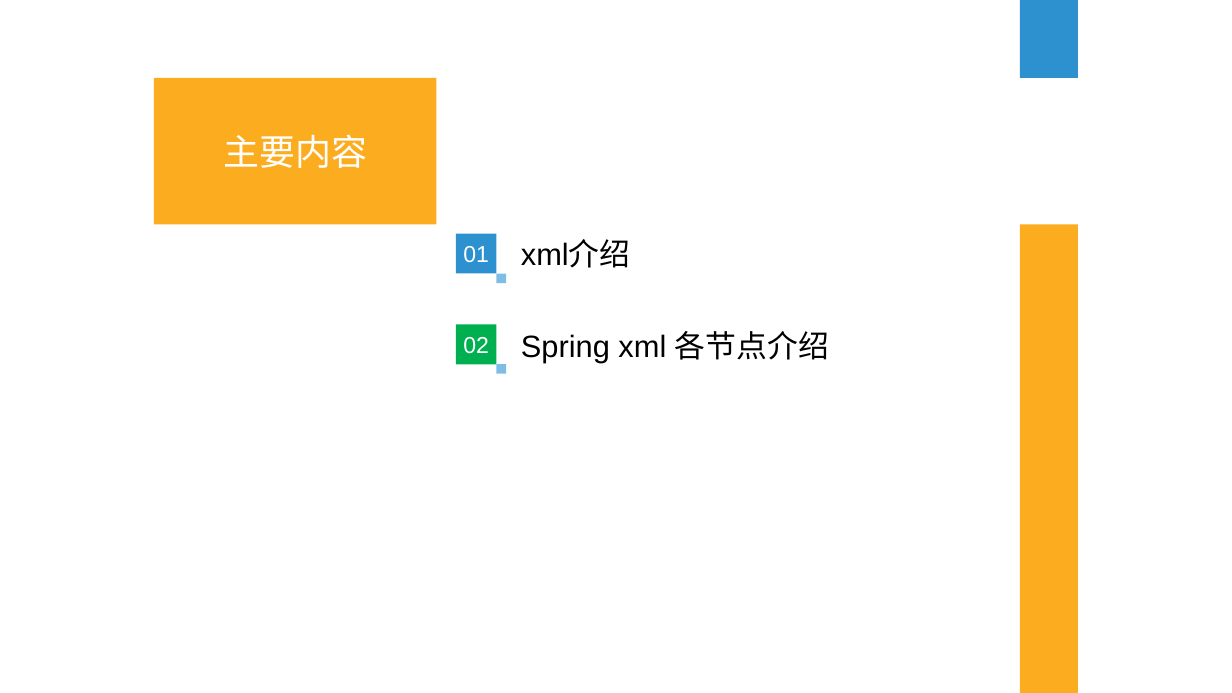
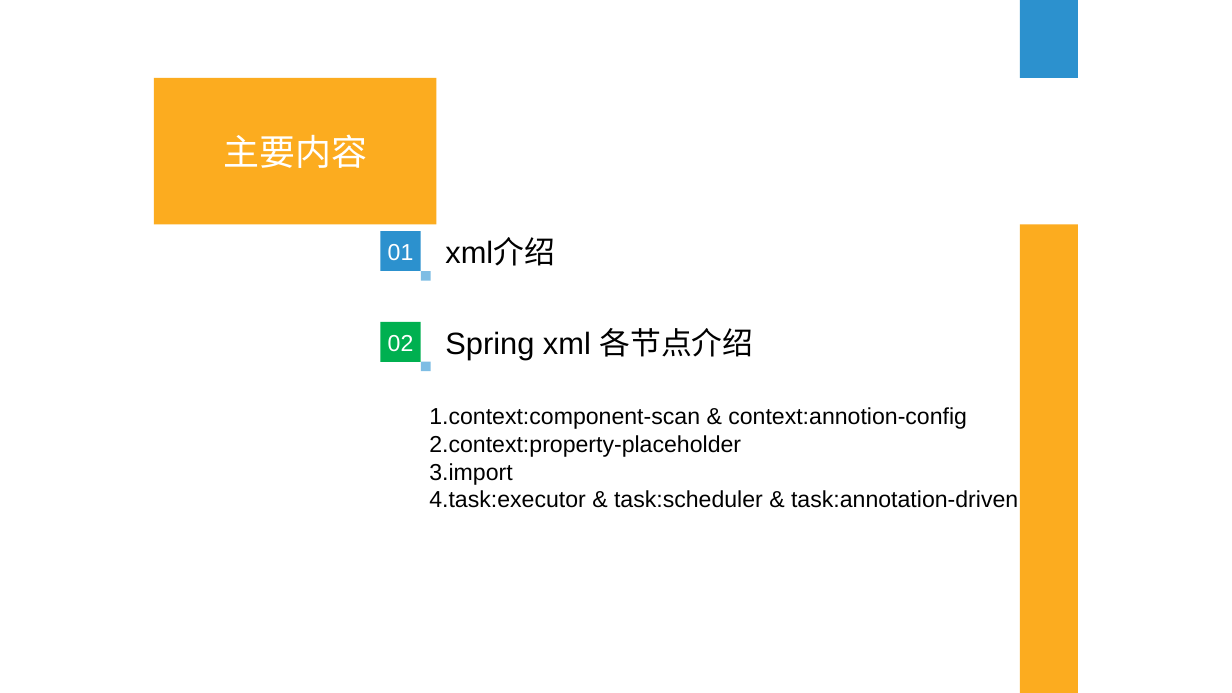
Before and after one commit to lj199117/MyNote, a slide deck: slide 8 of app.xml总结.pptx. Drawn at 1232x693 pixels with LibreOffice and Linux fonts; fonts in the diff are those of the drawing. Boxes give left, top, right and bottom in pixels: in the first picture for what was removed or moved away, otherwise in the second. Text is boxed around its words. In the diff, an @@ line names an element or a change of style, - is before the commit and + after.

```diff
--- a/app.xml总结.pptx
+++ b/app.xml总结.pptx
@@ rectangle "02": place and size @@
-rectangle "02" at <box>456,324,496,364</box>
+rectangle "02" at <box>381,323,421,362</box>
@@ 3 rectangles, 2 texts: place and size @@
-3 rectangles, 2 texts at <box>456,234,829,373</box>
+3 rectangles, 2 texts at <box>381,231,753,371</box>
@@ text added at <box>429,407,1018,508</box>, 18 pt, text #000000 @@
+1.context:component-scan & context:annotion-config
+2.context:property-placeholder
+3.import
+4.task:executor & task:scheduler & task:annotation-driven
```
Also in this commit, not shown: 3 other slides changed, 2 slides added, 2 other files.
